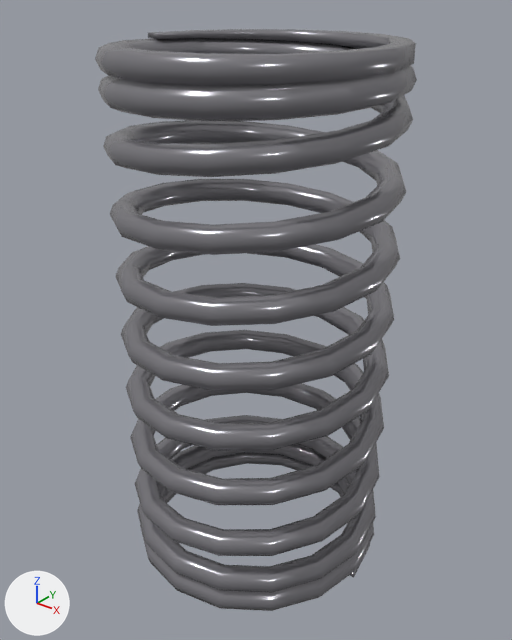
An edit to the Blender file Assets/Models/spring.blend, drawn before and after from the same camera.
Both versions are drawn from a 50 mm camera at (1.54, -1.78, 2.18) aimed at (0.01, 0.13, 0.99). Lighting does not change. The marker at lower left points along +X, +Y and +Z.

Objects in the first picture: 'Spring'.
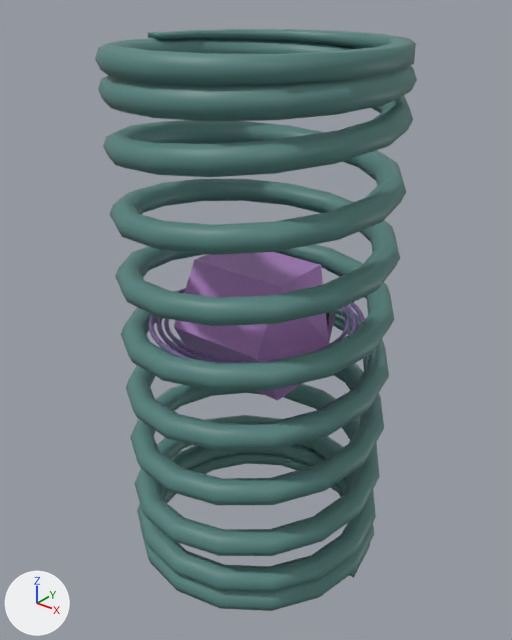
The newer file is also turned or shifted as a whole; pictures and numbers use the older file's frame.

Where the change shows, as pixel boxes [x1, y1, x2, y2] in the pictures (512 x 640 px):
'Spring', recoloured (grey to cyan)
    both: [95, 29, 417, 611]
'Capsule', added (purple)
    after: [174, 252, 337, 400]
    faces in mat_capsule (purple #b284c7): [174, 252, 329, 400]
    faces in mat_window (white #e7e7e7): [321, 266, 337, 341]
'InnerRing', added (purple)
    after: [164, 307, 350, 363]
'MiddleRing', added (purple)
    after: [157, 305, 358, 363]
'OuterRing', added (purple)
    after: [148, 288, 365, 359]

Edits to the bpy script that builds the scene:
```text
Add mat_spring:
    mat_spring = principled_material('Spring')
    mat_spring.base_color = (0.093, 0.231, 0.214)  # cyan #56847f
Add mat_rings:
    mat_rings = principled_material('Rings')
    mat_rings.base_color = (0.221, 0.142, 0.359)  # purple #8169a2
    mat_rings.metallic = 0.2
    mat_rings.roughness = 0.4
Add mat_material:
    mat_material = principled_material('Material')
    mat_material.base_color = (0.147, 0.178, 0.171)  # grey #6b7573
    mat_material.metallic = 0.6
    mat_material.roughness = 0.4
Add mat_capsule:
    mat_capsule = principled_material('Capsule')
    mat_capsule.base_color = (0.445, 0.232, 0.569)  # purple #b284c7
    mat_capsule.metallic = 0.1
    mat_capsule.roughness = 0.4
Add mat_window:
    mat_window = principled_material('Window')
    mat_window.base_color = (0.8, 0.8, 0.8)  # white #e7e7e7
    mat_window.alpha = 0.0
Change me_circle_004:
    where me_circle_004.from_pydata(...)  # 1446 vertices, 1474 faces; spans x -8.8..8.8, y -9.0..8.6, z -17.1..17.1
    remove me_circle_004.materials.append(mat_spirng_001)  # grey #8c8b91
    add me_circle_004.materials.append(mat_spring)  # cyan #56847f
Add me_béziercircle_002:
    me_béziercircle_002.from_pydata(...)  # 302 vertices, 298 faces; spans x -0.42..0.42, y -0.42..0.42, z -0.009..0.009
    me_béziercircle_002.polygons.foreach_set('use_smooth', [True] * 298)
    me_béziercircle_002.materials.append(mat_rings)  # purple #8169a2
Add me_béziercircle_001:
    me_béziercircle_001.from_pydata(...)  # 302 vertices, 298 faces; spans x -0.42..0.42, y -0.42..0.42, z -0.009..0.009
    me_béziercircle_001.polygons.foreach_set('use_smooth', [True] * 298)
    me_béziercircle_001.materials.append(mat_rings)  # purple #8169a2
Add me_béziercircle:
    me_béziercircle.from_pydata(...)  # 302 vertices, 298 faces; spans x -0.42..0.42, y -0.42..0.42, z -0.009..0.009
    me_béziercircle.polygons.foreach_set('use_smooth', [True] * 298)
    me_béziercircle.materials.append(mat_rings)  # purple #8169a2
Add me_cylinder:
    me_cylinder.from_pydata(...)  # 58 vertices, 50 faces; spans x -0.408..0.408, y -0.314..0.314, z -0.286..0.286
    # faces by material slot: [16, 3, 31]
    me_cylinder.materials.append(mat_capsule)  # purple #b284c7
    me_cylinder.materials.append(mat_window)  # white #e7e7e7
    me_cylinder.materials.append(mat_material)  # grey #6b7573
Add ob_outerring:
    ob_outerring = bpy.data.objects.new('OuterRing', me_béziercircle_002)
    ob_outerring.location = (0.013, 0.135, 1.0)
    ob_outerring.scale = (0.979, 0.979, 0.979)
Add ob_middlering:
    ob_middlering = bpy.data.objects.new('MiddleRing', me_béziercircle_001)
    ob_middlering.location = (0.013, 0.135, 1.0)
    ob_middlering.scale = (0.907, 0.907, 0.907)
Add ob_innerring:
    ob_innerring = bpy.data.objects.new('InnerRing', me_béziercircle)
    ob_innerring.location = (0.013, 0.135, 1.0)
    ob_innerring.scale = (0.84, 0.84, 0.84)
Add ob_capsule:
    ob_capsule = bpy.data.objects.new('Capsule', me_cylinder)
    ob_capsule.location = (0.013, 0.135, 1.0)
    ob_capsule.scale = (0.8, 0.8, 0.8)
```
